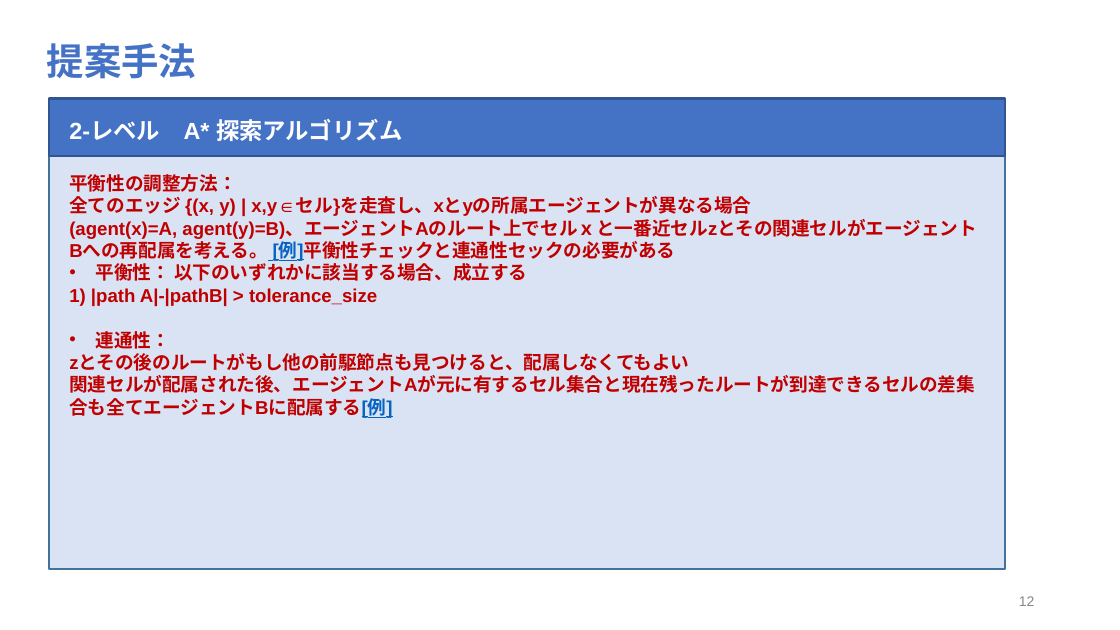
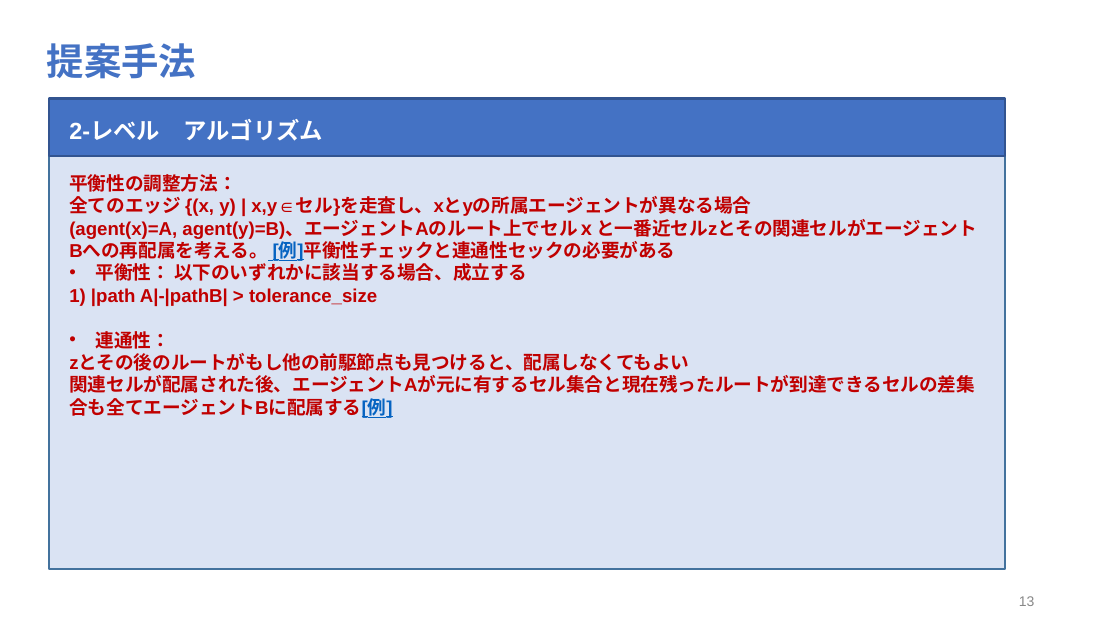
Before and after one commit to lgt494371725/Research, a slide deck: slide 13 of ゼミ発表.pptx (slide 12 before the commit). Drawn at 1120x630 pixels with LibreOffice and Linux fonts; fonts in the diff are those of the drawing. Boxes give left, top, right and bottom in pixels: in the first picture for what was removed or moved away, otherwise in the second. Text is boxed around its words. In the diff, an @@ line names an element or a change of style, - is before the commit and + after.

```diff
--- a/ゼミ発表.pptx
+++ b/ゼミ発表.pptx
@@ text at <box>69,119,324,141</box>: text changed @@
-    2-レベル A* 探索アルゴリズム
+    2-レベル アルゴリズム
```
Also in this commit, not shown: 2 other slides changed, 1 slide added, 8 other files.
